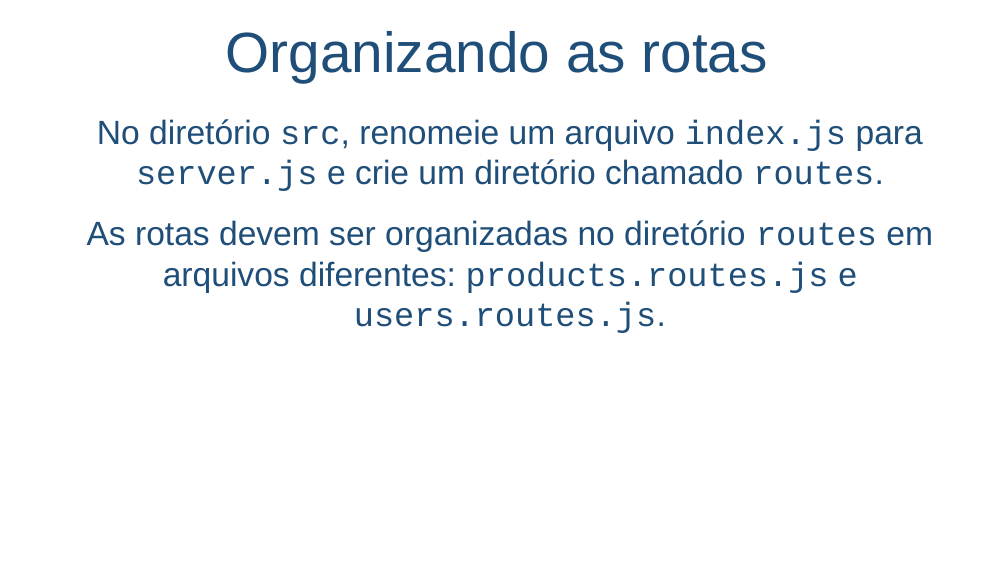
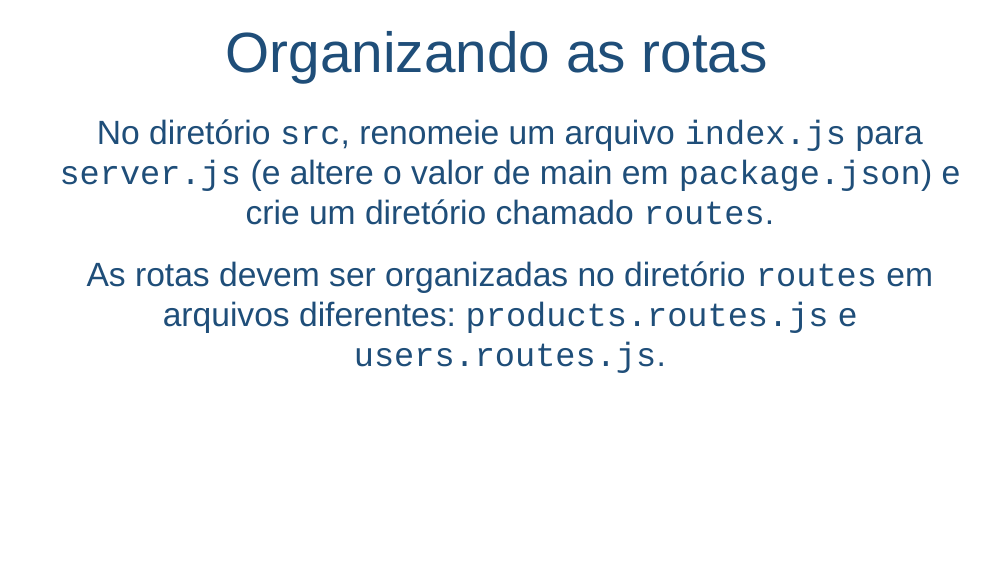
Before and after one commit to salmo-jr/public-slides, a slide deck: slide 56 of node-js.pptx (slide 54 before the commit). Drawn at 1008x567 pixels with LibreOffice and Linux fonts; fonts in the diff are those of the drawing; background and template pictures are left out. Boxes give left, top, right and bottom in pixels: in the first picture for what was removed or moved away, otherwise in the second. Text is boxed around its words. In the diff, an @@ line names an element or a change of style, - is before the commit and + after.

```diff
--- a/node-js.pptx
+++ b/node-js.pptx
@@ text at [60,119,961,225]: text changed @@
-No diretório src, renomeie um arquivo index.js para server.js e crie um diretório chamado routes.
+No diretório src, renomeie um arquivo index.js para server.js (e altere o valor de main em package.json) e crie um diretório chamado routes.
```
Also in this commit, not shown: 5 other slides changed, 6 slides added, 1 slide removed, 5 other files.
